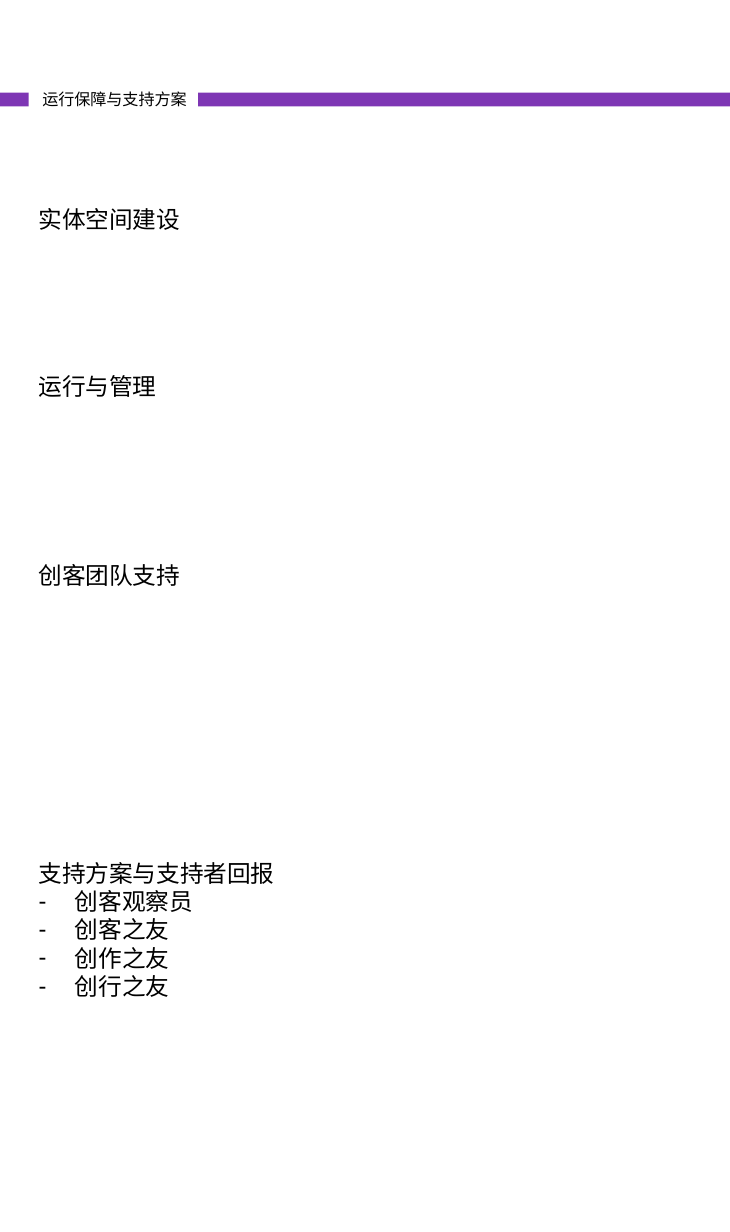
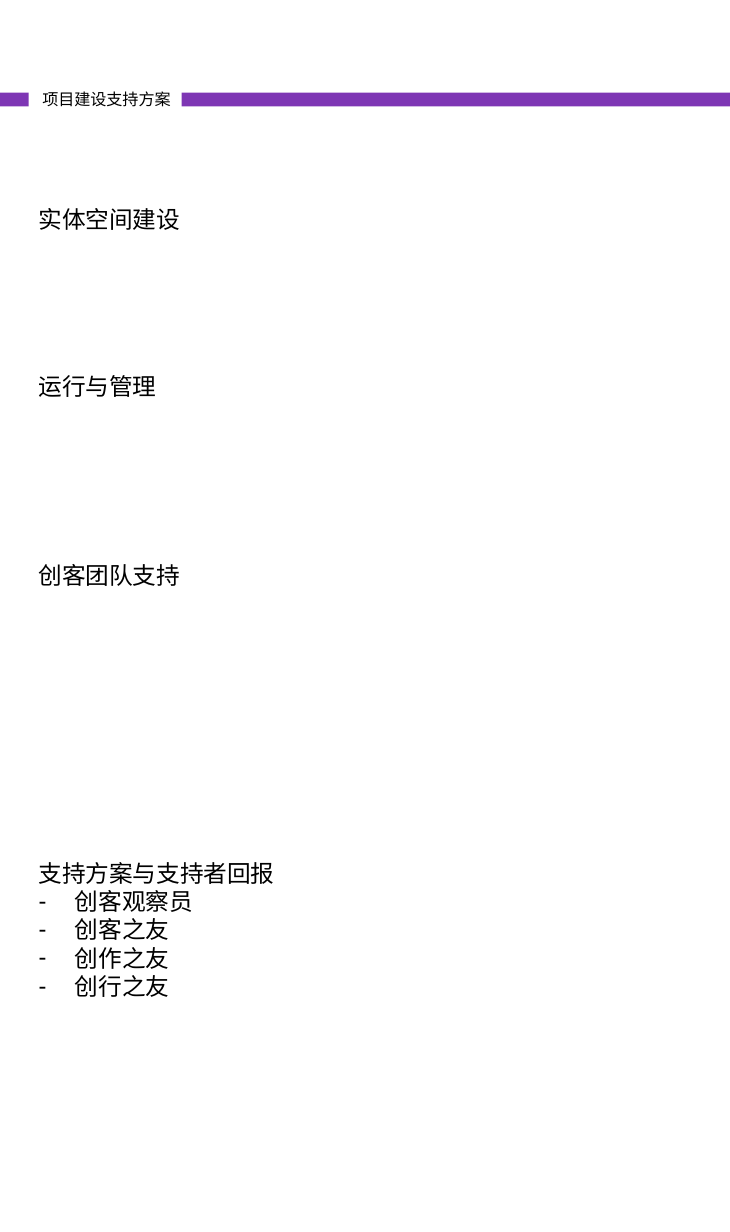
Before and after one commit to woodyme/i.center_my_workzone, a slide deck: slide 12 of 训练中心创客交叉融合空间建设/doc/创客交叉融合空间宣传册.pptx. Drawn at 730x1232 pixels with LibreOffice and Linux fonts; fonts in the diff are those of the drawing. Boxes give left, top, right and bottom in pixels: in the first picture for what was removed or moved away, otherwise in the second. Text is boxed around its words. In the diff, an @@ line names an element or a change of style, - is before the commit and + after.

```diff
--- a/训练中心创客交叉融合空间建设/doc/创客交叉融合空间宣传册.pptx
+++ b/训练中心创客交叉融合空间建设/doc/创客交叉融合空间宣传册.pptx
@@ text at <box>42,91,170,107</box>: text changed; font Calibri to Noto Sans CJK SC @@
-运行保障与支持方案
+项目建设支持方案
```
Also in this commit, not shown: 9 other slides changed, 3 slides added, 3 slides removed, 2 other files.
